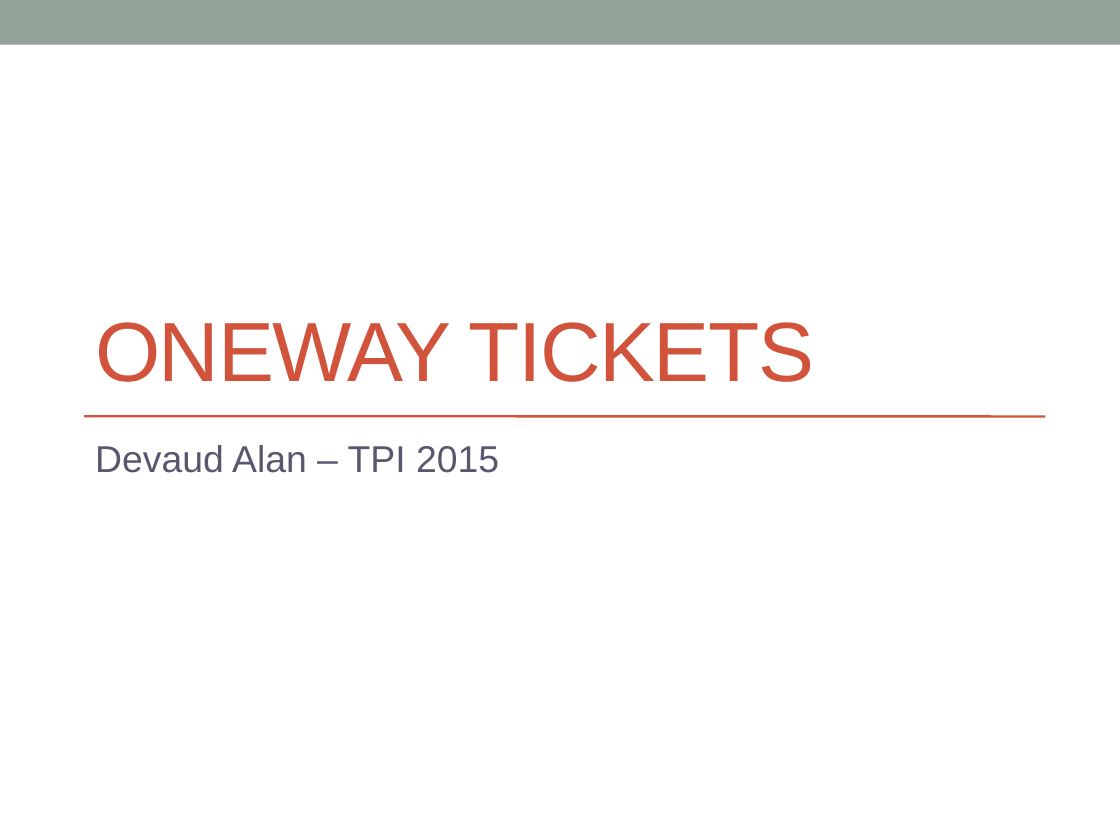
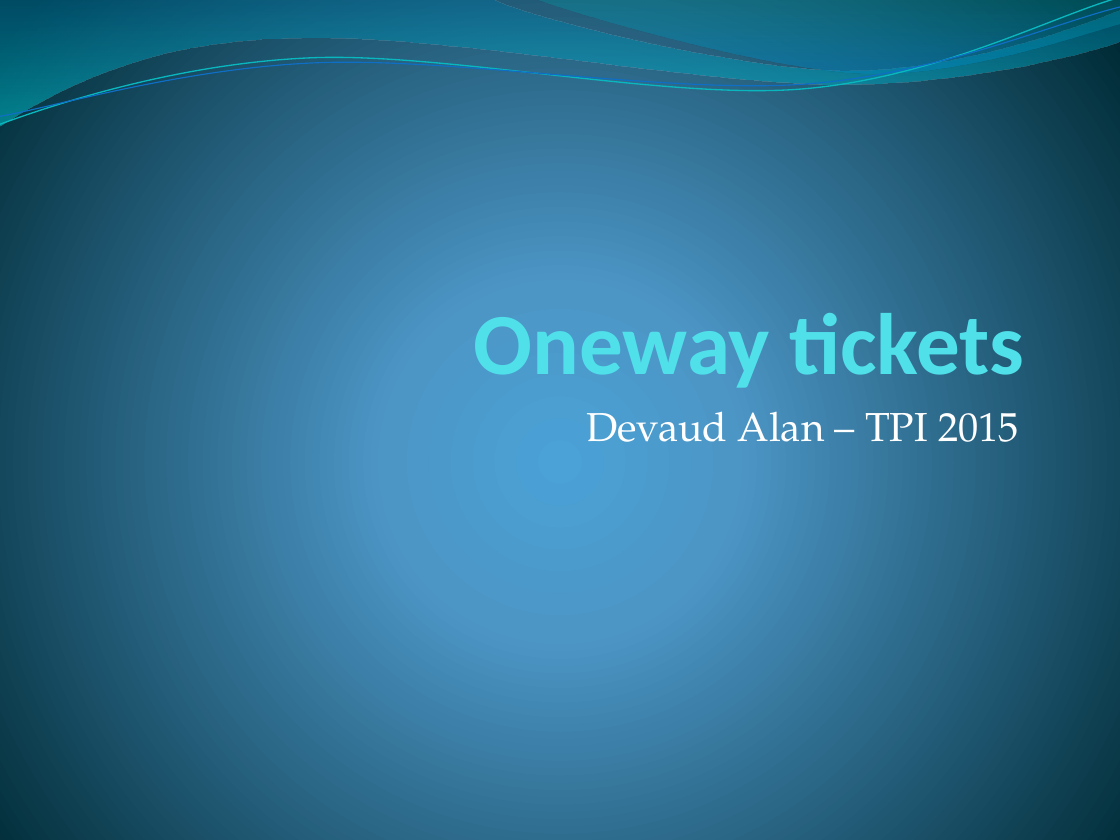
Before and after one commit to Devaud/TPI, a slide deck: slide 1 of OneWay_Tickets.pptx. Drawn at 1120x840 pixels with LibreOffice and Linux fonts; fonts in the diff are those of the drawing. Boxes give left, top, right and bottom in pixels: in the first picture for what was removed or moved away, otherwise in the second. Text is boxed around its words. In the diff, an @@ line names an element or a change of style, - is before the commit and + after.

```diff
--- a/OneWay_Tickets.pptx
+++ b/OneWay_Tickets.pptx
@@ background #FFFFFF to gradient #4AA0D6 to #4C98C7 to #002C38 @@
@@ rectangle removed at bbox=[0, 0, 1120, 45] @@
@@ freeform shape added at bbox=[0, 0, 1120, 127], fill gradient #0074A1 to #00C6CF @@
@@ freeform shape added at bbox=[0, 0, 1120, 131], outline #0AB8BF 0.85 pt @@
@@ freeform shape added at bbox=[0, 7, 1120, 125], outline #0F6FC6 0.75 pt @@
@@ freeform shape added at bbox=[536, 0, 1120, 77], fill gradient #00A1A9 to #008BBF @@
@@ title at bbox=[474, 302, 1024, 388]: text changed; size 54 to 56 pt; font Arial to Calibri; text colour #D2533C to #51E0EA; bold on @@
-ONEWAY TICKETS
+Oneway tickets
@@ subtitle "Devaud Alan – TPI 2015": place and size @@
-subtitle "Devaud Alan – TPI 2015" at bbox=[95, 445, 499, 473]
+subtitle "Devaud Alan – TPI 2015" at bbox=[586, 411, 1019, 442]
@@ subtitle "Devaud Alan – TPI 2015" at bbox=[586, 411, 1019, 442]: size 24 to 26 pt, font Arial to TeX Gyre Pagella, text colour #57576E to #FFFFFF; alignment left to right @@
@@ line removed from (84, 417) to (1045, 417) @@
```
Also in this commit, not shown: 5 other slides changed.
